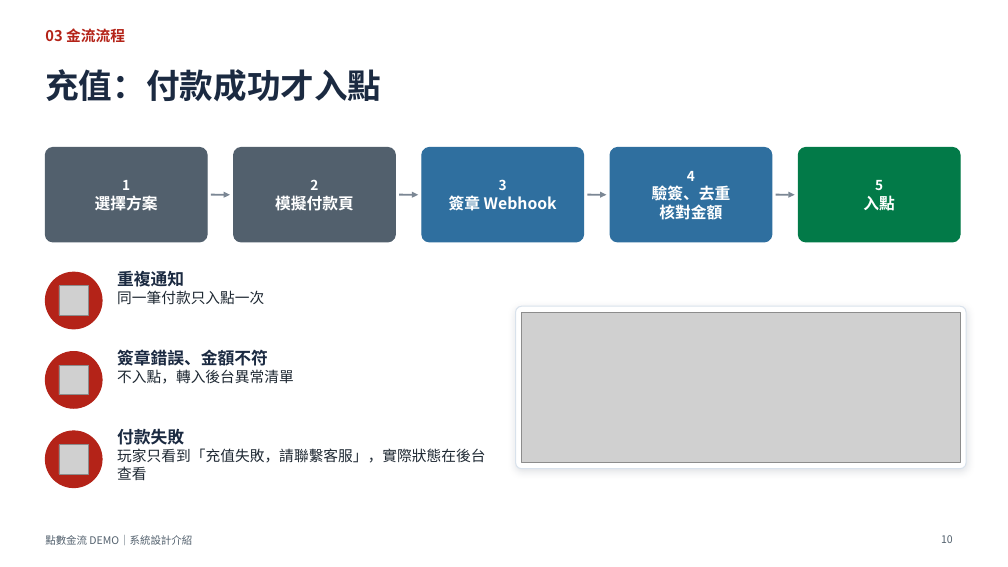
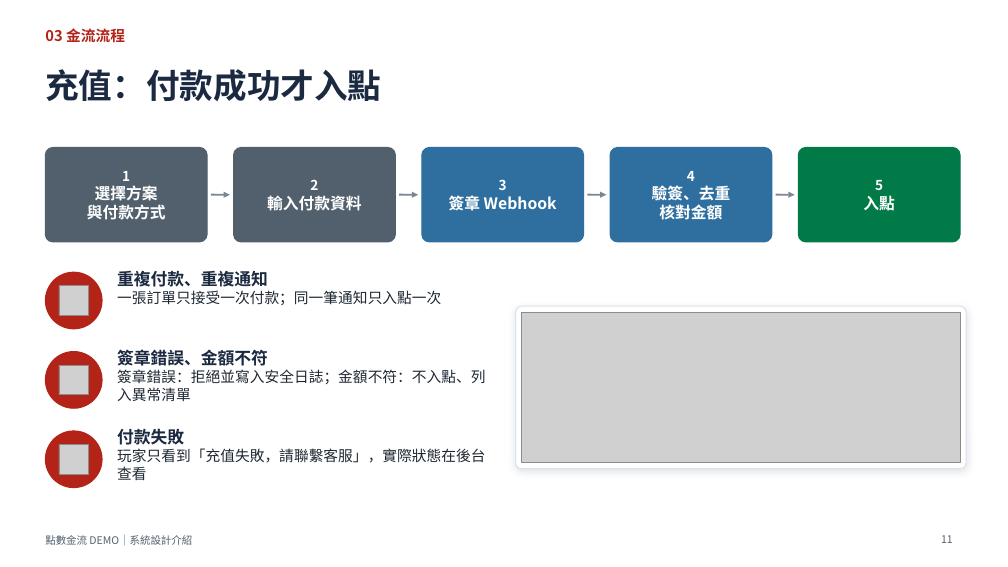
Before and after one commit to knnv0576/TopUpSystem, a slide deck: slide 11 of docs/點數金流DEMO_系統設計介紹.pptx (slide 10 before the commit). Drawn at 1008x567 pixels with LibreOffice and Linux fonts; fonts in the diff are those of the drawing; grey boxes stand for pictures. Boxes give left, top, right and bottom in pixels: in the first picture for what was removed or moved away, otherwise in the second. Text is boxed around its words. In the diff, an @@ line names an element or a change of style, - is before the commit and + after.

```diff
--- a/docs/點數金流DEMO_系統設計介紹.pptx
+++ b/docs/點數金流DEMO_系統設計介紹.pptx
@@ text at bbox=[87, 204, 166, 220]: paragraph added @@
+與付款方式
@@ text at bbox=[267, 195, 361, 211]: text changed @@
-模擬付款頁
+輸入付款資料
@@ text at bbox=[117, 271, 441, 305]: text changed @@
-重複通知
-同一筆付款只入點一次
+重複付款、重複通知
+一張訂單只接受一次付款；同一筆通知只入點一次
@@ text at bbox=[117, 369, 485, 401]: text changed @@
-不入點，轉入後台異常清單
+簽章錯誤：拒絕並寫入安全日誌；金額不符：不入點、列入異常清單
@@ page number at bbox=[941, 535, 953, 543]: text changed @@
-10
+11
```
Also in this commit, not shown: 7 other slides changed, 6 slides added, 3 slides removed, 49 other files.
